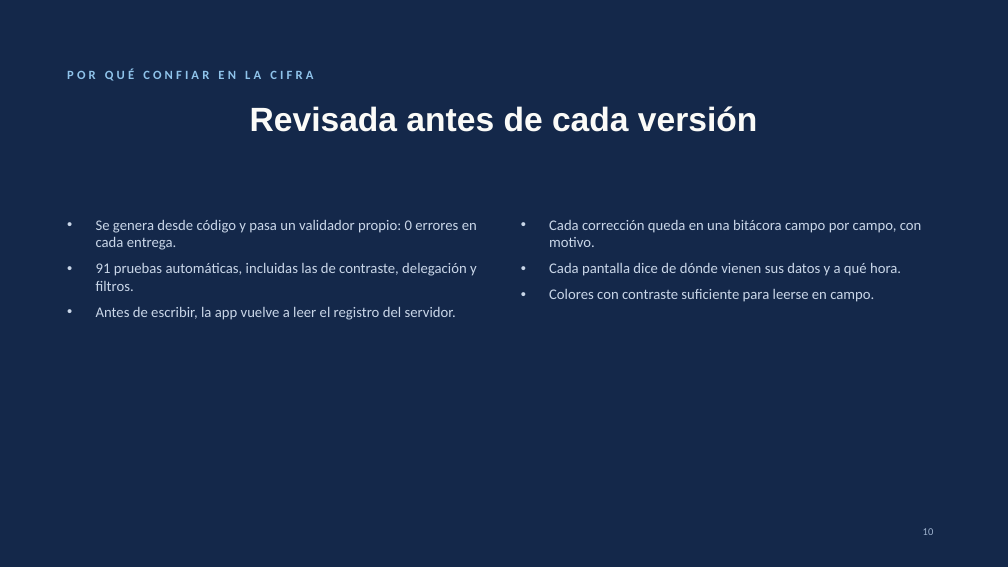
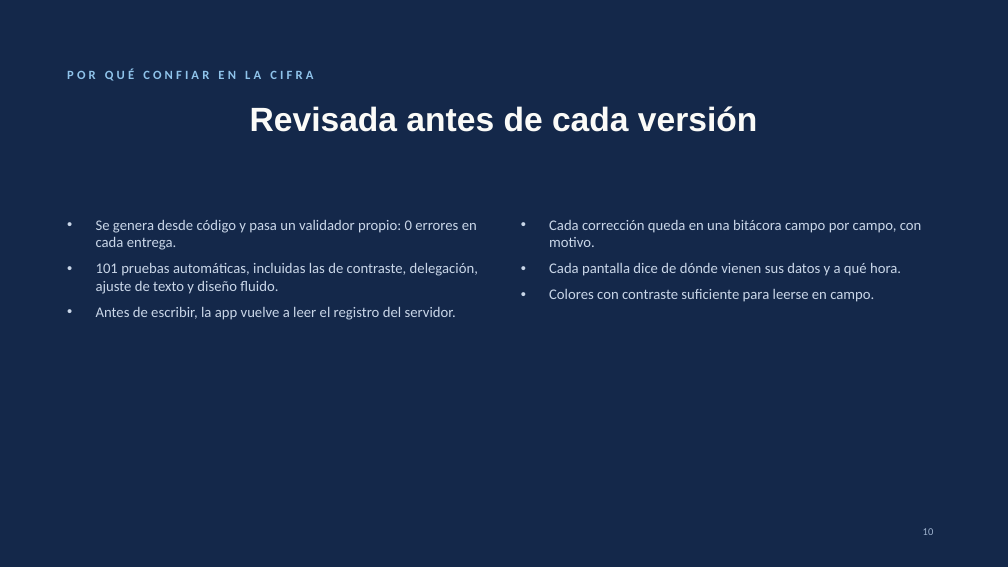
Before and after one commit to ElDerivator/d3x-portfolio, a slide deck: slide 10 of app/docs/Presentacion_ODATA_APP.pptx. Drawn at 1008x567 pixels with LibreOffice and Linux fonts; fonts in the diff are those of the drawing. Boxes give left, top, right and bottom in pixels: in the first picture for what was removed or moved away, otherwise in the second. Text is boxed around its words. In the diff, an @@ line names an element or a change of style, - is before the commit and + after.

```diff
--- a/app/docs/Presentacion_ODATA_APP.pptx
+++ b/app/docs/Presentacion_ODATA_APP.pptx
@@ text at box(96, 263, 478, 294): text changed @@
-• 91 pruebas automáticas, incluidas las de contraste, delegación y filtros.
+• 101 pruebas automáticas, incluidas las de contraste, delegación, ajuste de texto y diseño fluido.
```
Also in this commit, not shown: 1 other slide changed, 4 other files.
